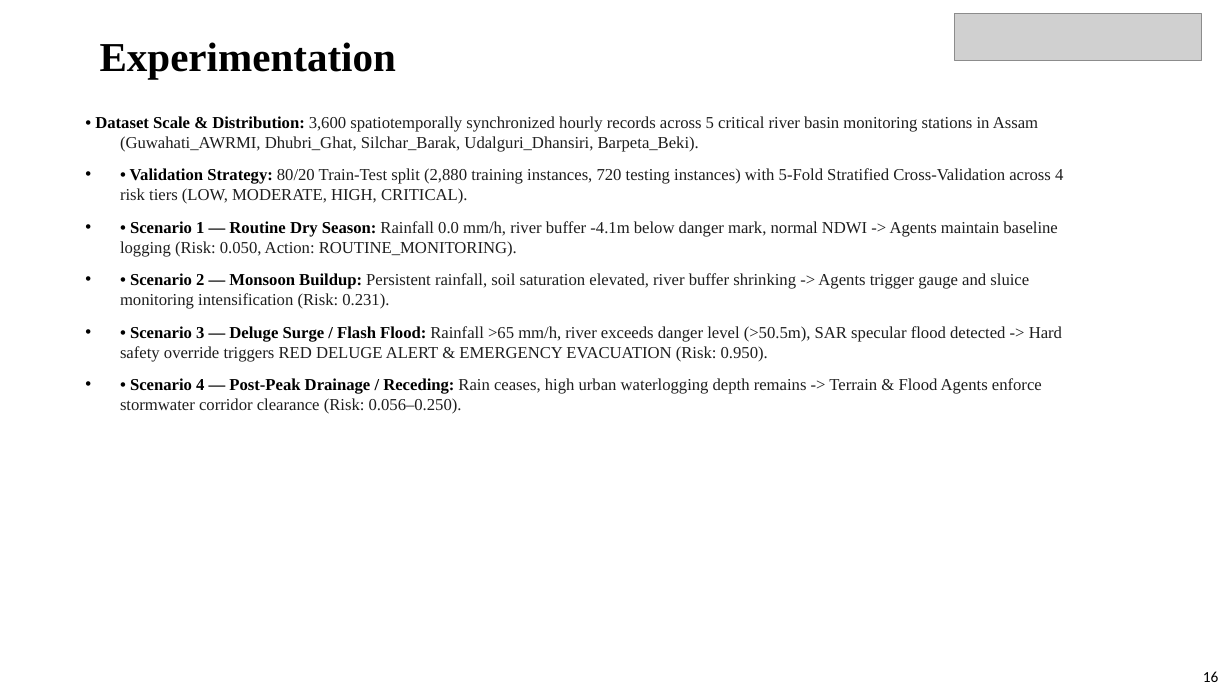
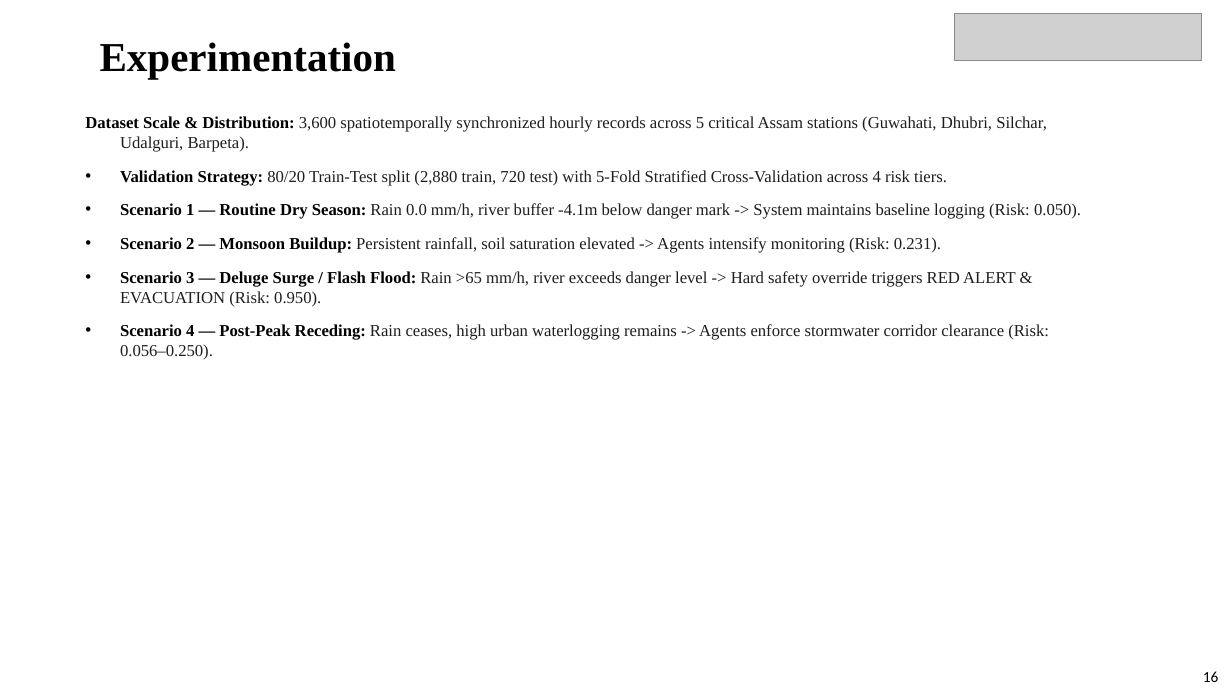
Before and after one commit to Prajwalbaligidad/floodGuard, a slide deck: slide 16 of Design_Project_Presentation_MultiAgent_AI.pptx. Drawn at 1232x693 pixels with LibreOffice and Linux fonts; fonts in the diff are those of the drawing; grey boxes stand for pictures. Boxes give left, top, right and bottom in pixels: in the first picture for what was removed or moved away, otherwise in the second. Text is boxed around its words. In the diff, an @@ line names an element or a change of style, - is before the commit and + after.

```diff
--- a/Design_Project_Presentation_MultiAgent_AI.pptx
+++ b/Design_Project_Presentation_MultiAgent_AI.pptx
@@ text at bbox=[85, 116, 1081, 360]: text changed @@
-• Dataset Scale & Distribution: 3,600 spatiotemporally synchronized hourly records across 5 critical river basin monitoring stations in Assam (Guwahati_AWRMI, Dhubri_Ghat, Silchar_Barak, Udalguri_Dhansiri, Barpeta_Beki).
-• • Validation Strategy: 80/20 Train-Test split (2,880 training instances, 720 testing instances) with 5-Fold Stratified Cross-Validation across 4 risk tiers (LOW, MODERATE, HIGH, CRITICAL).
-• • Scenario 1 — Routine Dry Season: Rainfall 0.0 mm/h, river buffer -4.1m below danger mark, normal NDWI -> Agents maintain baseline logging (Risk: 0.050, Action: ROUTINE_MONITORING).
-• • Scenario 2 — Monsoon Buildup: Persistent rainfall, soil saturation elevated, river buffer shrinking -> Agents trigger gauge and sluice monitoring intensification (Risk: 0.231).
-• • Scenario 3 — Deluge Surge / Flash Flood: Rainfall >65 mm/h, river exceeds danger level (>50.5m), SAR specular flood detected -> Hard safety override triggers RED DELUGE ALERT & EMERGENCY EVACUATION (Risk: 0.950).
-• • Scenario 4 — Post-Peak Drainage / Receding: Rain ceases, high urban waterlogging depth remains -> Terrain & Flood Agents enforce stormwater corridor clearance (Risk: 0.056–0.250).
+Dataset Scale & Distribution: 3,600 spatiotemporally synchronized hourly records across 5 critical Assam stations (Guwahati, Dhubri, Silchar, Udalguri, Barpeta).
+• Validation Strategy: 80/20 Train-Test split (2,880 train, 720 test) with 5-Fold Stratified Cross-Validation across 4 risk tiers.
+• Scenario 1 — Routine Dry Season: Rain 0.0 mm/h, river buffer -4.1m below danger mark -> System maintains baseline logging (Risk: 0.050).
+• Scenario 2 — Monsoon Buildup: Persistent rainfall, soil saturation elevated -> Agents intensify monitoring (Risk: 0.231).
+• Scenario 3 — Deluge Surge / Flash Flood: Rain >65 mm/h, river exceeds danger level -> Hard safety override triggers RED ALERT & EVACUATION (Risk: 0.950).
+• Scenario 4 — Post-Peak Receding: Rain ceases, high urban waterlogging remains -> Agents enforce stormwater corridor clearance (Risk: 0.056–0.250).
```
Also in this commit, not shown: 19 other slides changed, 5 other files.
